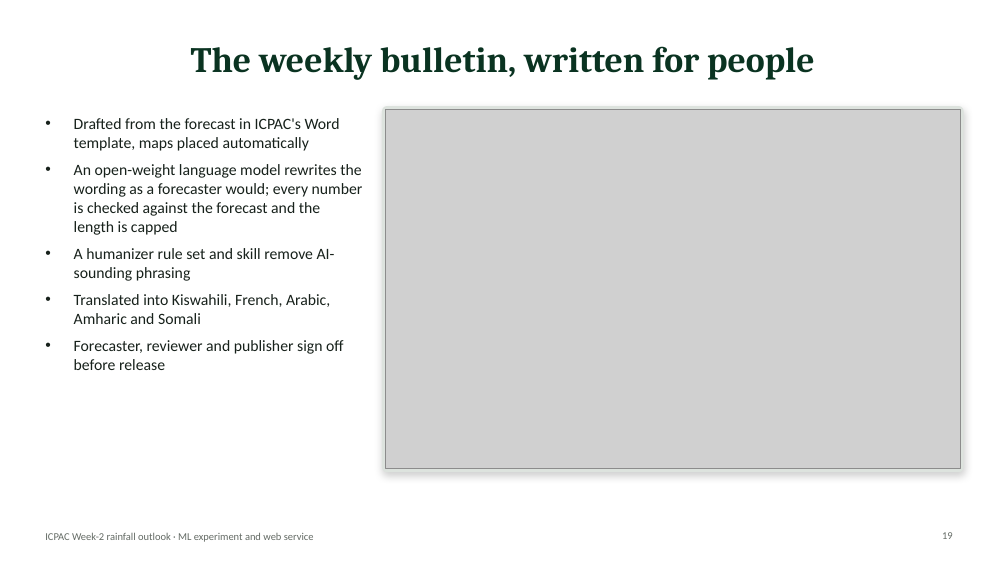
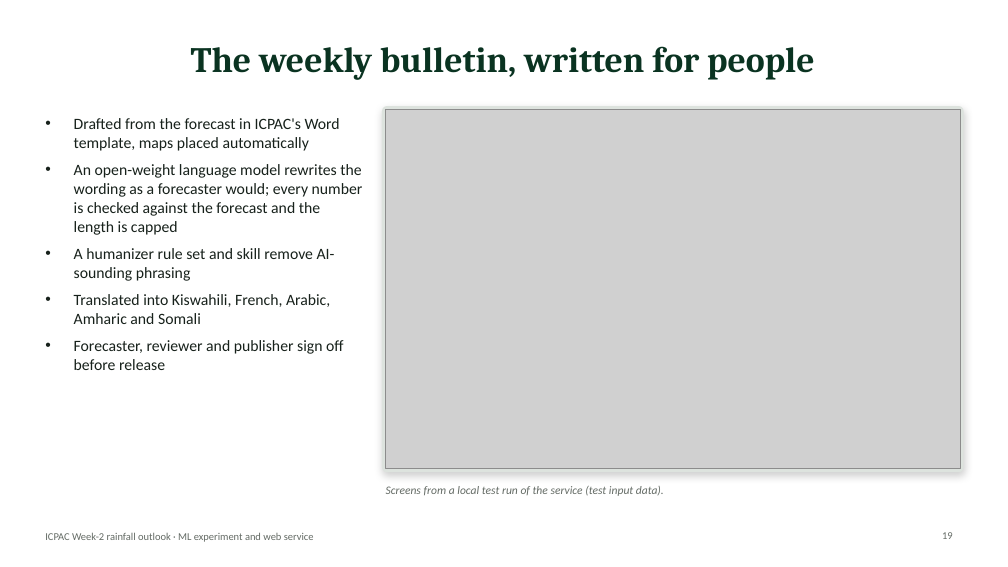
Before and after one commit to Joe254h/ICPAC_ML_AI_PRODUCT, a slide deck: slide 19 of docs/presentation/ICPAC_Week2_ML_Project.pptx. Drawn at 1008x567 pixels with LibreOffice and Linux fonts; fonts in the diff are those of the drawing; grey boxes stand for pictures. Boxes give left, top, right and bottom in pixels: in the first picture for what was removed or moved away, otherwise in the second. Text is boxed around its words. In the diff, an @@ line names an element or a change of style, - is before the commit and + after.

```diff
--- a/docs/presentation/ICPAC_Week2_ML_Project.pptx
+++ b/docs/presentation/ICPAC_Week2_ML_Project.pptx
@@ text added at [386,486,664,496], 11 pt, text #646B65, italic @@
+Screens from a local test run of the service (test input data).
```
Also in this commit, not shown: 7 other slides changed, 4 other files.
